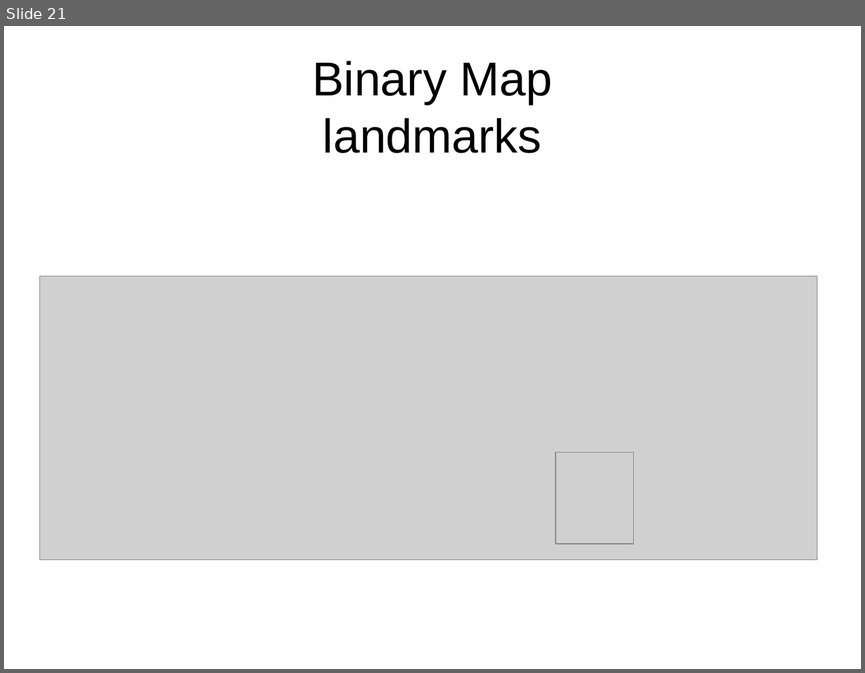
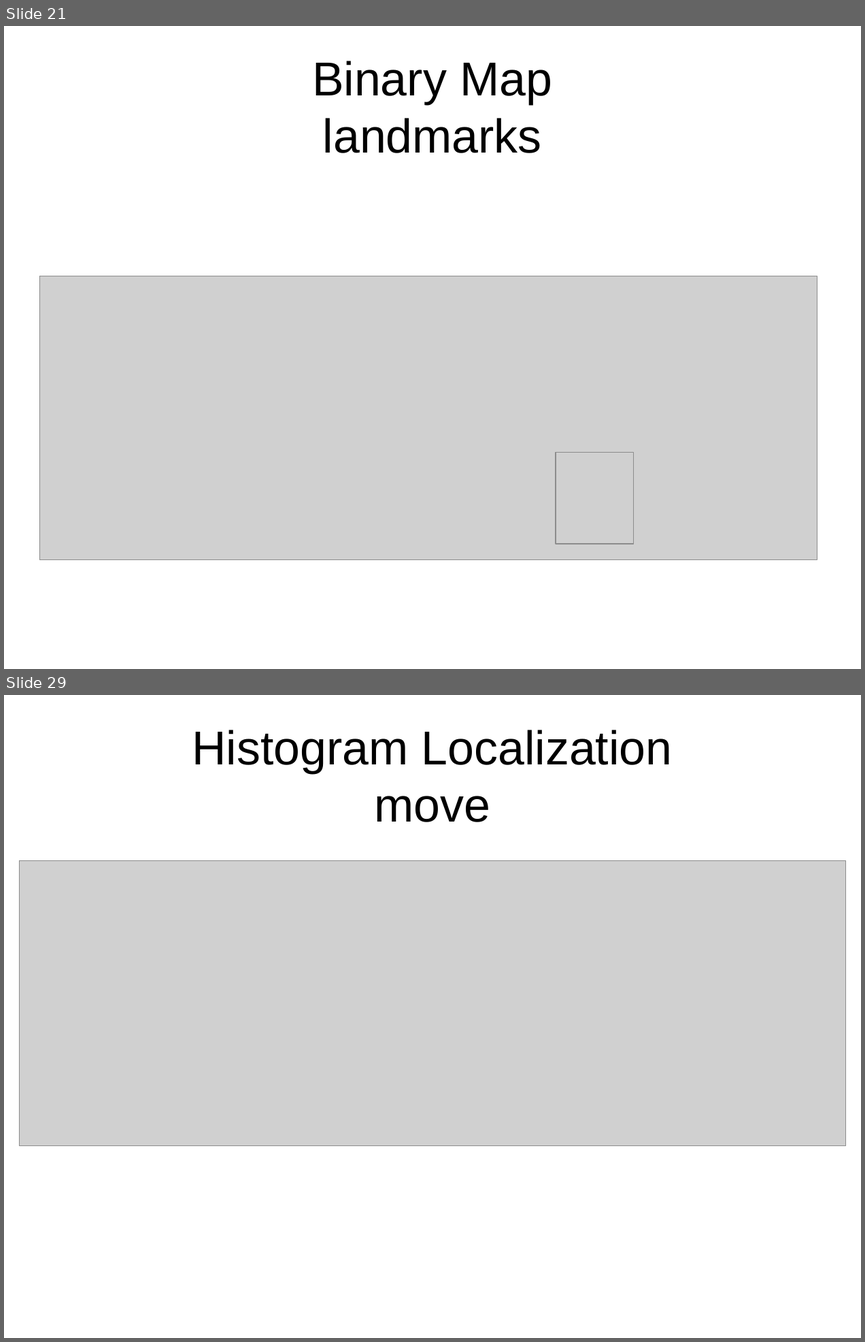
Before and after one commit to peterborkuti/english, a slide deck: robotlocalization/robotlocalization_02.odp. Shown one above the other, each under a label of ours: slide 21 before the commit, slides 21 and 29 after it; the slides between them are not shown. The pictures are 865x673 and 865x1342 pixels, drawn with LibreOffice and Linux fonts; fonts in the diff are those of the drawing; grey boxes stand for pictures. Boxes give left, top, right and bottom in pixels: in the first picture for what was removed or moved away, otherwise in the second. Text is boxed around its words. In the diff, an @@ line names an element or a change of style, - is before the commit and + after.

```diff
--- a/robotlocalization/robotlocalization_02.odp
+++ b/robotlocalization/robotlocalization_02.odp
@@ slide 29 added at (x1=4, y1=695, x2=861, y2=1338), background #FFFFFF @@
@@ title added at (x1=192, y1=730, x2=672, y2=822), 44 pt, text #000000 @@
+Histogram Localization
+move
@@ picture added at (x1=20, y1=861, x2=846, y2=1146) @@
```
Also in this commit, not shown: 1 slide changed, 18 other slides added, 1 other file.
